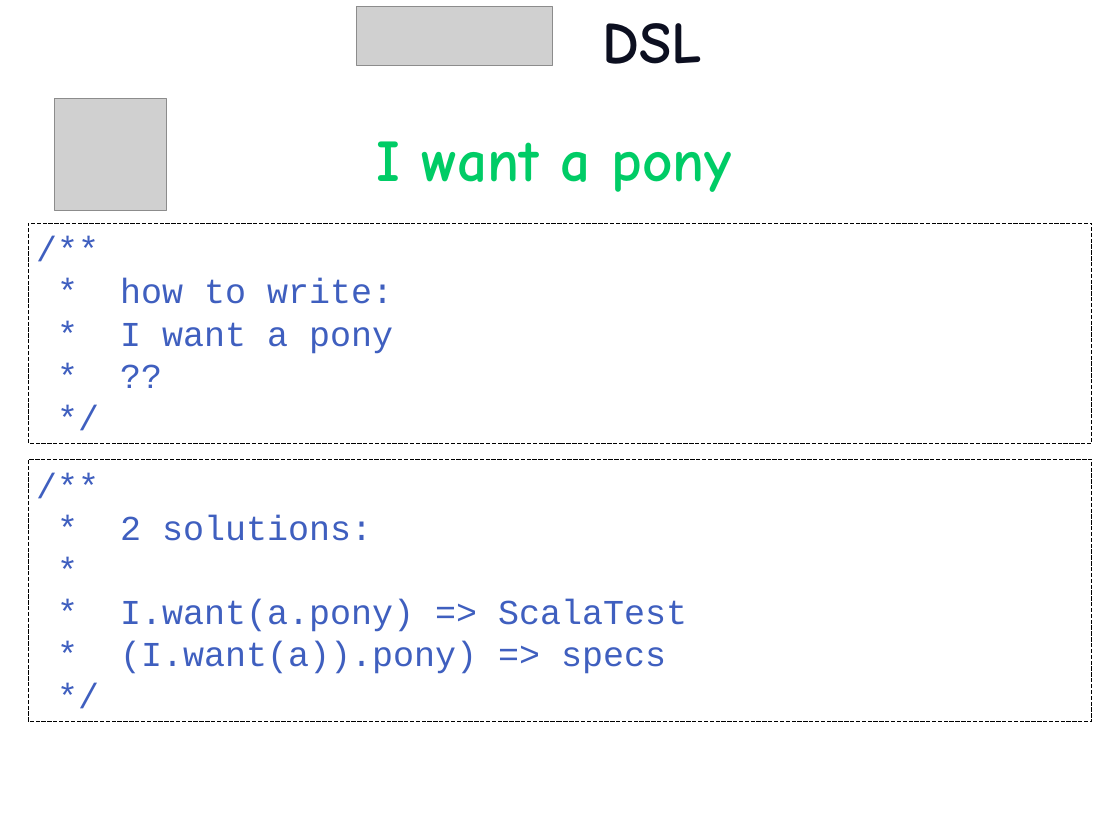
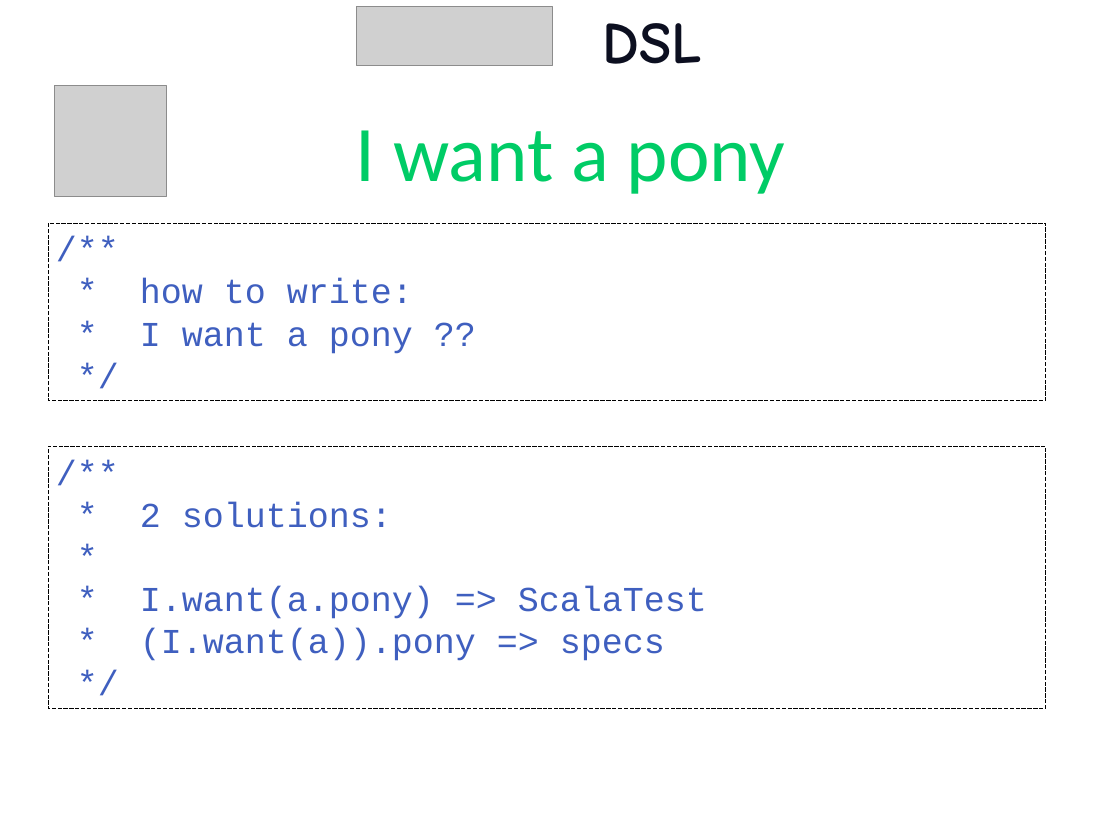
Before and after one commit to etorreborre/oscon-2010, a slide deck: slide 39 of src/main/resources/oscon_2010_specs.pptx (slide 37 before the commit). Drawn at 1120x840 pixels with LibreOffice and Linux fonts; fonts in the diff are those of the drawing; grey boxes stand for pictures; background and template pictures are left out. Boxes give left, top, right and bottom in pixels: in the first picture for what was removed or moved away, otherwise in the second. Text is boxed around its words. In the diff, an @@ line names an element or a change of style, - is before the commit and + after.

```diff
--- a/src/main/resources/oscon_2010_specs.pptx
+++ b/src/main/resources/oscon_2010_specs.pptx
@@ picture: place and size @@
-picture at (54, 98, 166, 210)
+picture at (54, 85, 166, 197)
@@ text "I want a pony": place and size @@
-text "I want a pony" at (376, 141, 731, 192)
+text "I want a pony" at (356, 130, 785, 194)
@@ text "I want a pony" at (356, 130, 785, 194): size 54 to 72 pt, font Comic Neue to Calibri, bold off @@
@@ rectangle "/**": place and size @@
-rectangle "/**" at (28, 223, 1092, 443)
+rectangle "/**" at (48, 223, 1046, 401)
@@ text in rectangle at (140, 322, 413, 354): text changed @@
-* I want a pony
-* ??
+* I want a pony ??
@@ rectangle "/**": place and size @@
-rectangle "/**" at (28, 459, 1092, 721)
+rectangle "/**" at (48, 447, 1046, 709)
@@ text in rectangle at (140, 628, 665, 661): text changed @@
-* (I.want(a)).pony) => specs
+* (I.want(a)).pony => specs
```
Also in this commit, not shown: 37 other slides changed, 3 slides added, 1 slide removed.
